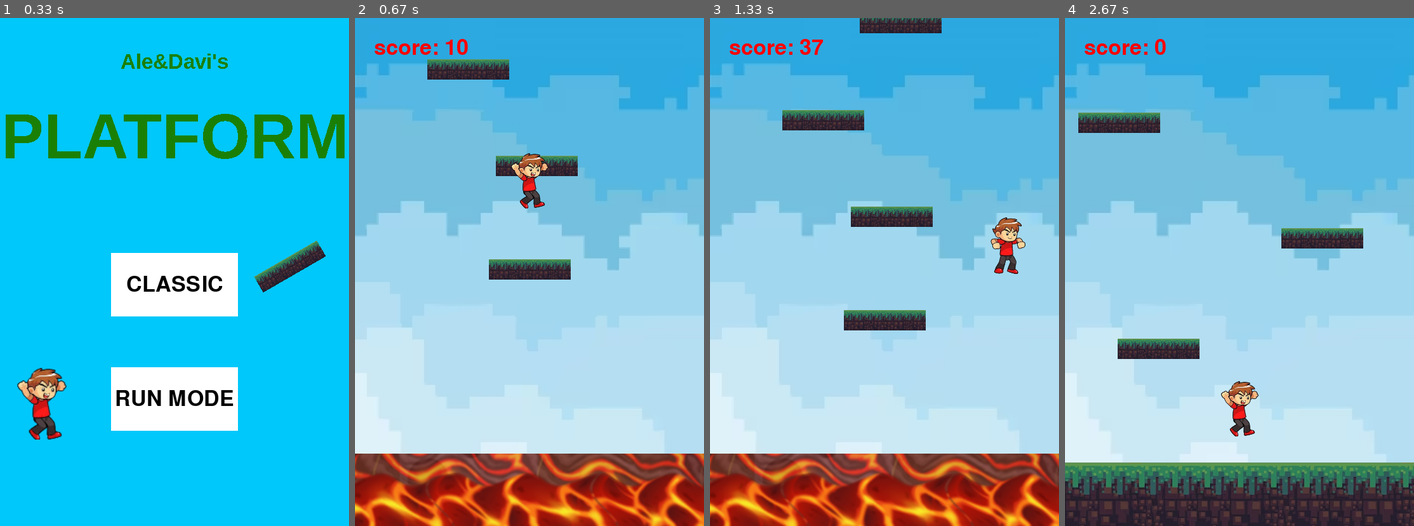
Above: before the commit, frames 1-4 (left to right).
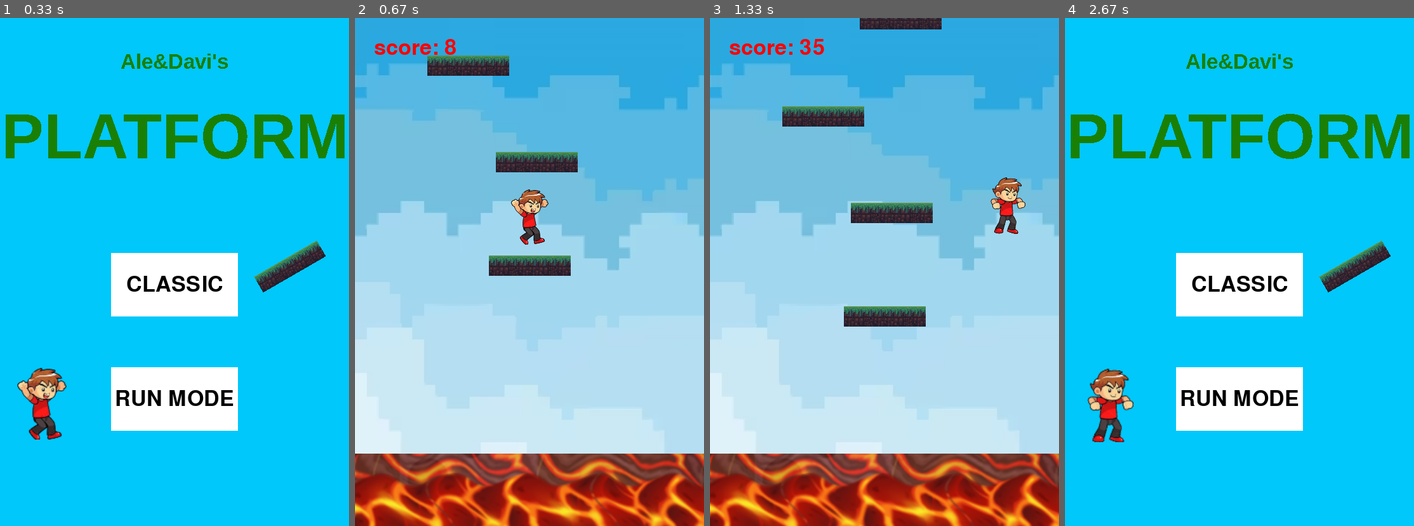
Above: after the commit, the same moments.

Repository: AleBrambilla/pygame-Brambilla-Mariani
Game: pygame game, started from main.py
Same seed, same stepped clock (60 frames per second), same inputs: the game is played once before the commit and once after it.
Inputs (mouse positions are in pixels of both pictures, inside the frame that each line leads up to):
- Up to frame 1 (0.33 s): no input
- Up to frame 2 (0.67 s): click "RUN MODE" at 0.38 s
- Up to frame 3 (1.33 s): hold Right 0.67-1.13 s; move the mouse to (870, 134) at 0.7 s; hold Right from 1.17 s (still down)
- Up to frame 4 (2.67 s): release Right at 1.63 s; click "HOME" at 2.28 s; click "CLASSIC" at 2.62 s

Frame 1 is identical in both runs. In frame 2, 3.1% of the frame differs, in the area x 20-64%, y 4-52%; in frame 3, 3.7%; in frame 4, 100%, in the area x 0-100%, y 0-100%.

Commit message:
mousebuttonup

Diff:
--- a/main.py
+++ b/main.py
@@ -120,13 +120,15 @@
 stato_precedente=None
 
 while True:
-
-
-
     for event in pygame.event.get():
         if event.type == pygame.QUIT:
             pygame.quit()
             exit()
+
+#    if stato_precedente == 'morte' and stato == 'home':
+#        pygame.time.wait(400)
+#        stato_precedente=None
+#        stato = 'home'
 
     if stato == 'home':
         screen.fill((0,200,250))
@@ -139,25 +141,19 @@
         screen.blit(pygame.transform.rotozoom(player.sprite.image, 0, 1.3), (25, 550))
         screen.blit(image_piattaforma, (400, 350))
 
-        if start_rect.collidepoint(pygame.mouse.get_pos()) and pygame.mouse.get_pressed()[0]:
+        if start_rect.collidepoint(pygame.mouse.get_pos()) and event.type == pygame.MOUSEBUTTONUP and event.button == 1:
             stato = 'classico'
             inizializza()
         if start_rect.collidepoint(pygame.mouse.get_pos()) and event.type== KEYUP and event.key==K_KP_ENTER:
             stato = 'classico'
             inizializza()
 
-        if start_rect2.collidepoint(pygame.mouse.get_pos()) and pygame.mouse.get_pressed()[0]:
+        if start_rect2.collidepoint(pygame.mouse.get_pos()) and event.type == pygame.MOUSEBUTTONUP and event.button == 1:
             stato = 'run mode'
             RunMode_init()
-
         if start_rect2.collidepoint(pygame.mouse.get_pos()) and event.type== KEYUP and event.key==K_KP_ENTER:
             stato = 'run mode'
             RunMode_init()
-
-    elif stato_precedente == 'morte':
-        pygame.time.wait(200)
-        stato_precedente=None
-        stato='home'
 
     elif stato == 'classico':
 
@@ -169,7 +165,6 @@
             pos=piattaforme.sprites()[-1].rect.y + randint(-200, -150)
             l=platform_list(pos, punteggio.ammontare)
             piattaforme.add(choice(l))
-            # piattaforme.add(choice([Classica(pos), Classica(pos), Classica(pos), Mobile_x(pos), Mobile_y(pos), Cadente(pos), Temporanea(pos)]))
 
         salta=collisions()
         piattaforme.draw(screen)
@@ -206,7 +201,6 @@
 
         if piattaforme.sprites()[-1].rect.y > 0:
             pos=piattaforme.sprites()[-1].rect.y + randint(-200, -150)
-            #piattaforme.add(choice([Classica(pos), Classica(pos), Classica(pos), Mobile_x(pos), Mobile_y(pos), Cadente(pos)]))
             l=platform_list(pos, punteggio.ammontare)
             piattaforme.add(choice(l))
         piattaforme.draw(screen)
@@ -256,10 +250,15 @@
         punteggio.draw_finale(screen)
         screen.blit(tasto_home, home_rect)
         screen.blit(home_scritta, home_scritta_rect)
-        if home_rect.collidepoint(pygame.mouse.get_pos()) and pygame.mouse.get_pressed()[0]:
-            stato_precedente='morte'
-        if event.type== KEYUP and event.key==K_KP_ENTER:
-            stato_precedente='morte'
+
+        if event.type == pygame.MOUSEBUTTONUP and event.button == 1 and home_rect.collidepoint(pygame.mouse.get_pos()):
+        #    pygame.time.wait(400)
+            stato = 'home'
+            stato_precedente = 'morte'
+        if home_rect.collidepoint(pygame.mouse.get_pos()) and event.type== KEYUP and event.key==K_KP_ENTER:
+        #    pygame.time.wait(400)
+            stato = 'home'
+            stato_precedente = 'morte'
         if event.type== KEYUP and event.key==K_SPACE:
             stato = stato_precedente
             if stato=='classico':
